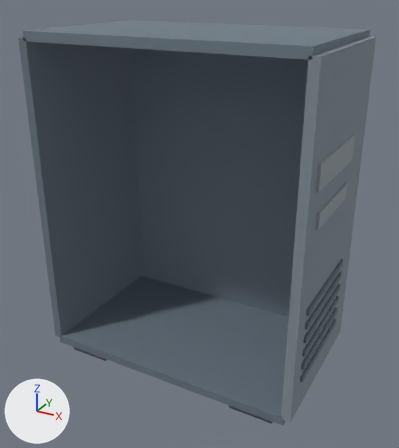
A saved change to the OBJ model EntidadesGraficas/diseños3d/piezas/gabinete_chasis.obj.
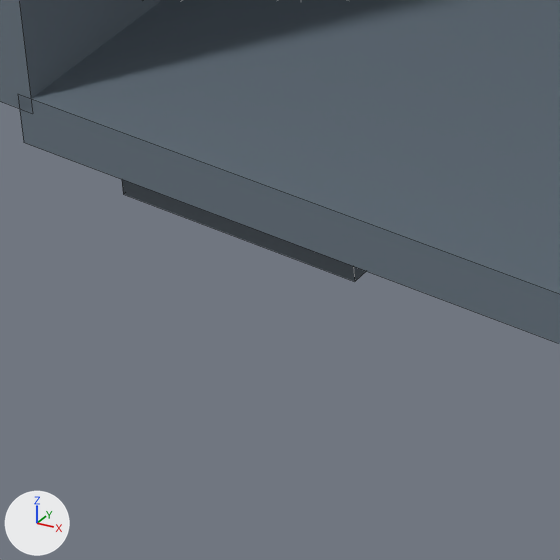
The first picture shows the older version from a 50 mm camera at (0.286, -0.518, 0.232) aimed at (0.005, -0.007, -0.023). The close-ups show the older and then the newer version on the part from 14% to 33% of the width and 72% to 89% of the height of that picture. Only the edits that show in the close-ups are written down. The axes (+X, +Y, +Z) are drawn at lower left. The lights are the same throughout. The close-ups show mesh edges as thin lines. Where no turn or scale is listed for an object, it has been applied to the vertices.

Names of what the first close-up shows: 'gabinete_chasis.002', 'gabinete_chasis.005', 'gabinete_chasis.014'.
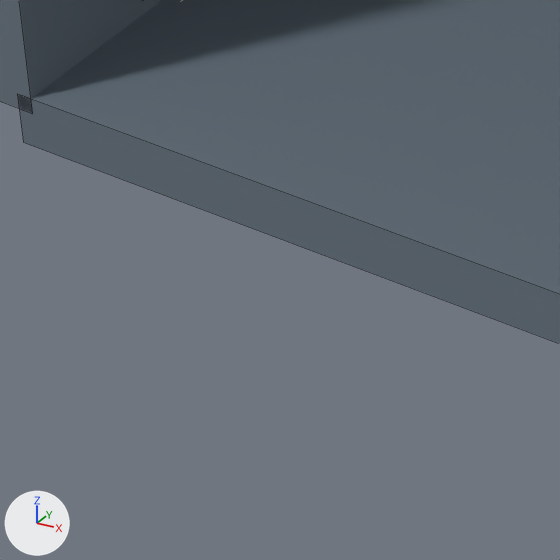
Changed parts and their boxes [x1, y1, x2, y2] in the close-ups (560 x 560 px):
'gabinete_chasis.014', reshaped (not visible afterwards)
    before: [122, 180, 366, 281]

Edits to the bpy script that builds the scene:
```text
Change me_gabinete_chasis_014:
    used by ob_gabinete_chasis_014; location = (0.0, 0.0, 0.0)
    verts and faces of me_gabinete_chasis_014; kept vertices keep their numbers, new ones are numbered from 8
    before: 0 (-0.135, -0.035, -0.183), 1 (-0.135, -0.085, -0.183), 2 (-0.135, -0.035, -0.197), 3 (-0.135, -0.085, -0.197) at pixel (123, 194), 4 (-0.085, -0.035, -0.183)
    before: 5 (-0.085, -0.085, -0.183), 6 (-0.085, -0.035, -0.197), 7 (-0.085, -0.085, -0.197) at pixel (354, 281)
    remove me_gabinete_chasis_014.from_pydata(...)  # 8 vertices, 6 faces; spans x -0.135..-0.085, y -0.085..-0.035, z -0.197..-0.183
    remove me_gabinete_chasis_014.materials.append(mat_mat_1a2026)  # greyish blue #5a636c
    add me_gabinete_chasis_014.from_pydata(...)  # 8 vertices, 6 faces; spans x 0.1616..0.1628, y -0.078..0.07, z -0.136..-0.132
    me_gabinete_chasis_014 part 1
    add delete_vertices([*range(0, 8)])  # with the faces that use them
    other edits to the shape of me_gabinete_chasis_014 do not show in these pictures
    add me_gabinete_chasis_014.materials.append(mat_mat_3a4650)  # grey #838f98
```
